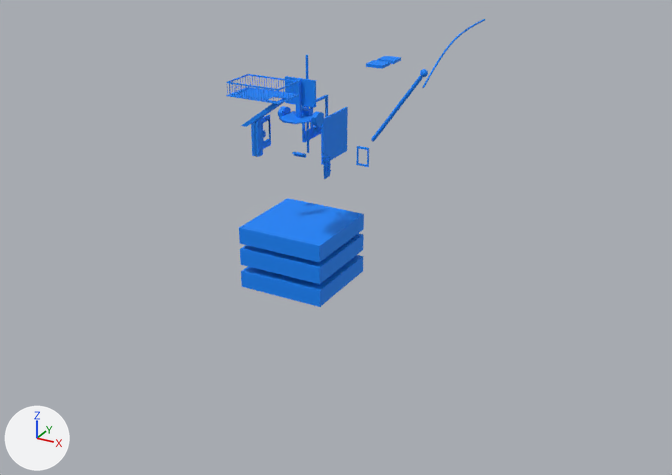
Renders of the FBX model Assets/LowRes.fbx from each side of a commit.
Before and after are seen from a camera (50 mm lens) standing at (55.2, -91.7, 35.8) and looking at (2.8, 3.6, -11.8). Every picture has the same lights, and +X, +Y and +Z are marked at lower left. Where no turn or scale is listed for an object, it has been applied to the vertices.

Before the edit, the objects in view are built like this:
```python
ob_pcube18 = bpy.data.objects.new('pCube18', me_mesh_002)
ob_pcube18.location = (0.0, 8.3, 0.0)
ob_pcube33 = bpy.data.objects.new('pCube33', me_mesh_004)
ob_pcube33.location = (-5.5, 0.8, 1.7)
ob_pcube37 = bpy.data.objects.new('pCube37', me_mesh_005)
ob_pcube37.location = (-4.6, -2.6, 2.1)
ob_pcube78 = bpy.data.objects.new('pCube78', me_mesh_010)
ob_pcube78.location = (0.0, -0.7, 6.5)
ob_pcube79 = bpy.data.objects.new('pCube79', me_mesh_011)
ob_pcube79.location = (0.0, 0.0, -9.8)
ob_pcube80 = bpy.data.objects.new('pCube80', me_mesh_013)
ob_pcube80.location = (0.0, 0.0, -12.7)
ob_pcube81 = bpy.data.objects.new('pCube81', me_mesh_014)
ob_pcube81.location = (0.0, 0.0, -15.7)
ob_pcylinder10 = bpy.data.objects.new('pCylinder10', me_mesh_001)
ob_pcylinder10.location = (5.1, -2.7, 0.0)
ob_pcylinder60 = bpy.data.objects.new('pCylinder60', me_mesh_007)
ob_pcylinder60.location = (0.0, -8.0, 8.1)
```
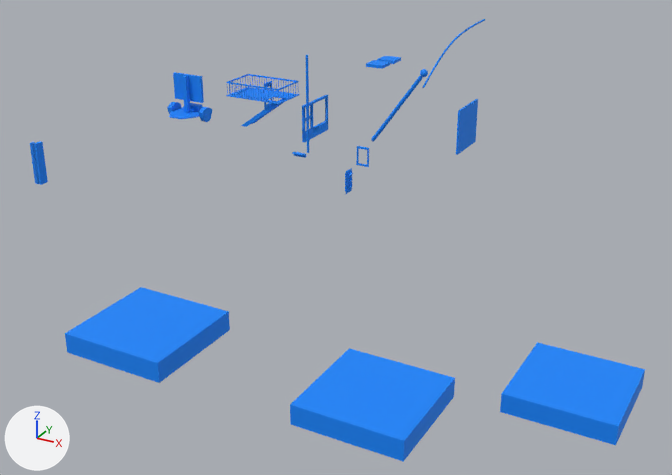
What differs and where, as boxes (x1, y1, x2, y2) in the pictures (672 x 475 px):
'pCube79', moved
    before: (239, 198, 364, 262)
    after: (65, 287, 230, 383)
'pCube80', moved
    before: (240, 233, 364, 284)
    after: (290, 348, 455, 462)
'pCube81', moved
    before: (241, 255, 363, 307)
    after: (500, 342, 645, 445)
'pCube78', moved
    before: (278, 76, 324, 127)
    after: (167, 72, 212, 122)
'pCube18', moved
    before: (321, 107, 348, 165)
    after: (456, 99, 478, 155)
'pCube37', moved
    before: (251, 117, 263, 157)
    after: (30, 141, 48, 185)
'pCylinder10', moved
    before: (324, 154, 331, 179)
    after: (345, 168, 353, 194)
'pCube33', moved
    before: (262, 115, 271, 149)
    after: (264, 81, 273, 109)

Patch to the scene script:
```diff
--- a/Assets/LowRes.fbx.py
+++ b/Assets/LowRes.fbx.py
@@ ob_pcube79 @@
 ob_pcube79 = bpy.data.objects.new('pCube79', me_mesh_011)
-ob_pcube79.location = (0.0, 0.0, -9.8)
+ob_pcube79.location = (0.0, -29.7, -9.8)
@@ ob_pcube37 @@
 ob_pcube37 = bpy.data.objects.new('pCube37', me_mesh_005)
-ob_pcube37.location = (-4.6, -2.6, 2.1)
+ob_pcube37.location = (-20.4, -22.1, 2.1)
@@ ob_pcube78 @@
 ob_pcube78 = bpy.data.objects.new('pCube78', me_mesh_010)
-ob_pcube78.location = (0.0, -0.7, 6.5)
+ob_pcube78.location = (-12.7, -5.5, 6.5)
@@ ob_pcube81 @@
 ob_pcube81 = bpy.data.objects.new('pCube81', me_mesh_014)
-ob_pcube81.location = (0.0, 0.0, -15.7)
+ob_pcube81.location = (37.7, -10.6, -15.7)
@@ ob_pcube33 @@
 ob_pcube33 = bpy.data.objects.new('pCube33', me_mesh_004)
-ob_pcube33.location = (-5.5, 0.8, 1.7)
+ob_pcube33.location = (-14.2, 15.1, 1.7)
@@ ob_pcylinder10 @@
 ob_pcylinder10 = bpy.data.objects.new('pCylinder10', me_mesh_001)
-ob_pcylinder10.location = (5.1, -2.7, 0.0)
+ob_pcylinder10.location = (9.5, -5.8, 0.0)
@@ ob_pcube18 @@
 ob_pcube18 = bpy.data.objects.new('pCube18', me_mesh_002)
-ob_pcube18.location = (0.0, 8.3, 0.0)
+ob_pcube18.location = (13.3, 20.1, 0.0)
@@ ob_pcube80 @@
 ob_pcube80 = bpy.data.objects.new('pCube80', me_mesh_013)
-ob_pcube80.location = (0.0, 0.0, -12.7)
+ob_pcube80.location = (23.1, -26.0, -12.7)
```
